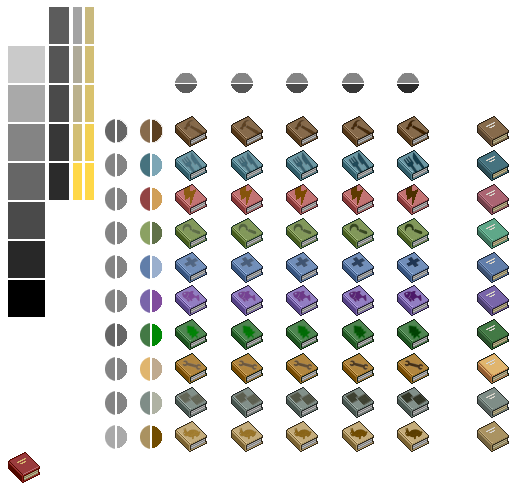
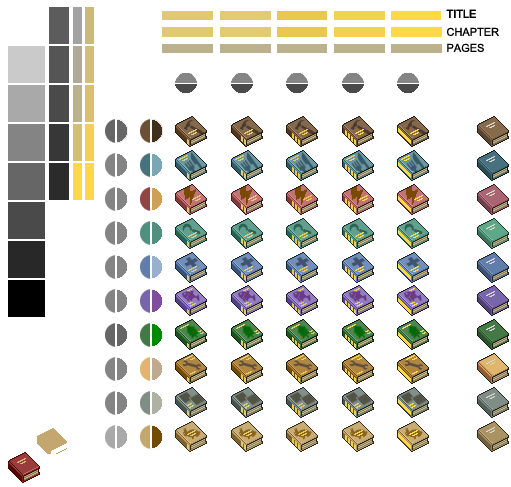
Before/after of a 511 × 487 layered artwork. What changed in the layer stack:
showed "og titles normal" (1st of 2, in "Design 2"), painted on it over [162, 9, 476, 436]
showed "counter bars" over [162, 27, 499, 450]
showed "pages colorize" (1st of 2, in "Design 2") over [162, 43, 484, 449]
painted on "logos - color" over [152, 119, 427, 245]
painted on "cover - colors" over [37, 119, 428, 454]
painted on "col - logos" over [175, 84, 427, 440]
moved "Texture Greyscale" into group "Design 2" over [37, 11, 428, 451]
